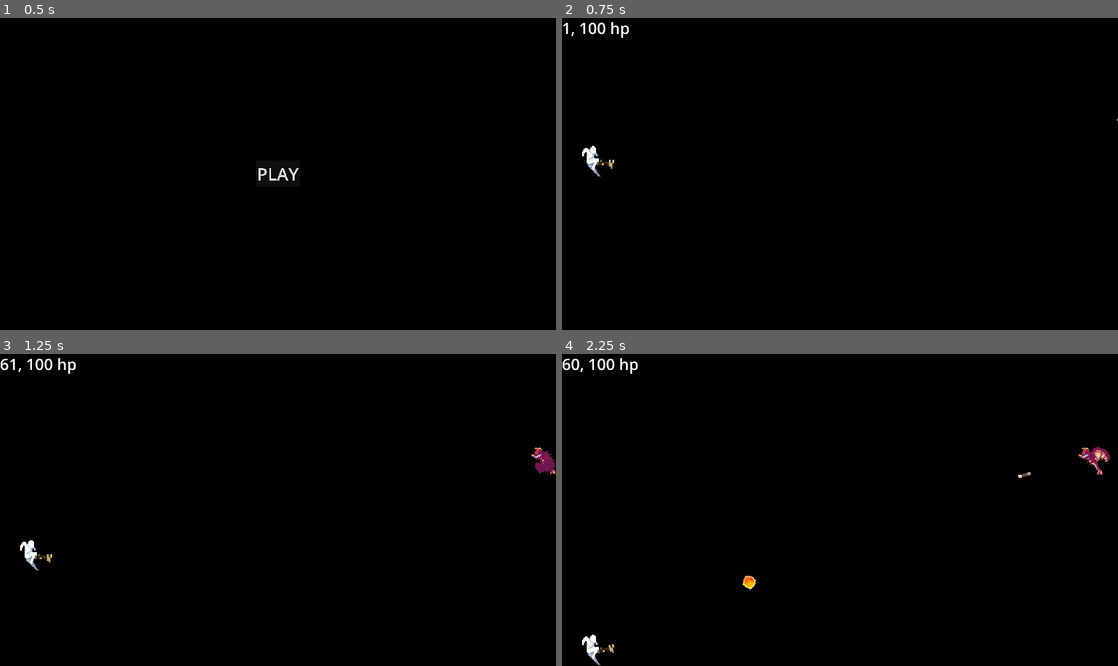
Above: before the commit, frames 1-4 (two rows, left to right).
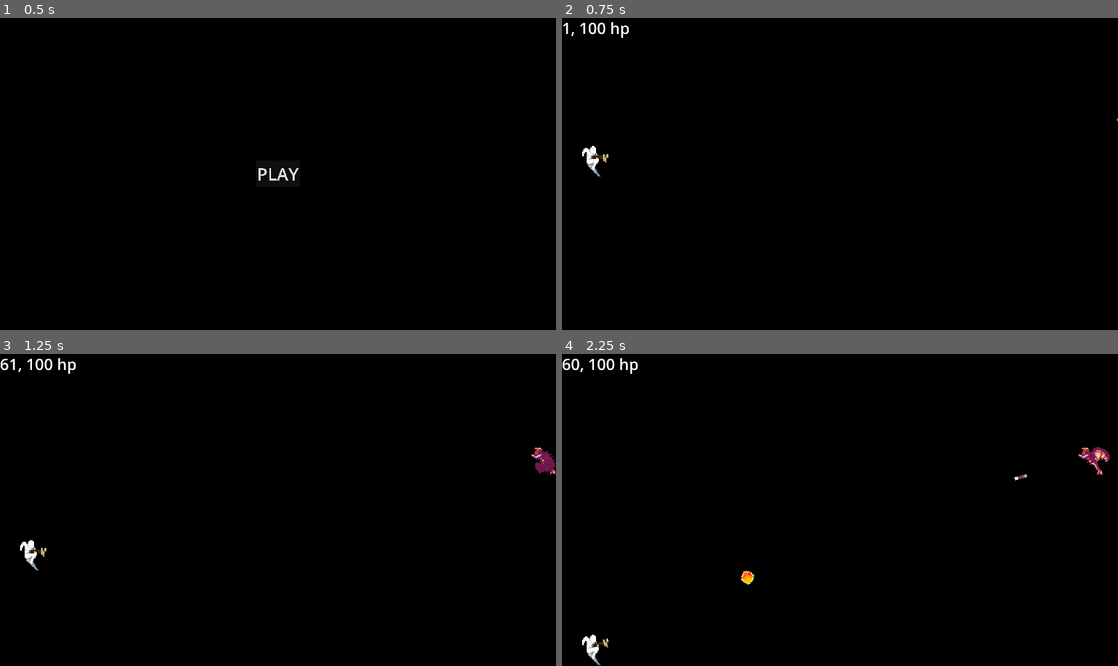
Above: after the commit, the same moments.

Repository: 0-Vanes-0/runner
Game: Godot game, scene res://src/scenes/main_menu.tscn
Two runs of this game, one before a commit and one after it. Both use one fixed random seed, a clock stepped at 60 frames per second and the inputs below.
Inputs (mouse positions are in pixels of both pictures, inside the frame that each line leads up to):
- Up to frame 1 (0.5 s): no input
- Up to frame 2 (0.75 s): click "PLAY" at 0.5 s
- Up to frame 3 (1.25 s): no input
- Up to frame 4 (2.25 s): tap Enter at 1.25 s; move the mouse to (962, 494) at 1.27 s; hold W (jump_up) 1.28-2 s; tap D (dodge) at 1.35 s; click (962, 494) at 1.42 s; drag from (728, 525) to (595, 647) at 2.02 s

Frame 1 is identical in both runs. In frame 2, less than 0.1% of the frame differs, in the area x 5-10%, y 43-49%; in frame 3, less than 0.1%; in frame 4, 0.3%, in the area x 5-85%, y 37-96%.

Commit message:
Added end level behaviour
• Added EndLevelPlayerState
• Now all enemies die if level is ended
• Fixed Enemy's HealthComponent monitorable during death
• Added signal died to Player
• Added debugging function to Preloader

Diff:
--- a/src/gameplay/player.gd
+++ b/src/gameplay/player.gd
@@ -12,6 +12,7 @@
 @export var state_jump_down: JumpDownPlayerState
 @export var state_dodge: DodgePlayerState
 @export var state_dead: DeadPlayerState
+@export var state_end_level: EndLevelPlayerState
 
 var jump_speed: float
 var run_speed: float
--- a/src/gameplay/player.tscn
+++ b/src/gameplay/player.tscn
@@ -41,6 +41,7 @@
 [ext_resource type="Script" path="res://src/gameplay/state_machine/player/jump_down_player_state.gd" id="38_dscwl"]
 [ext_resource type="Script" path="res://src/gameplay/state_machine/player/dead_player_state.gd" id="39_n6ckq"]
 [ext_resource type="Script" path="res://src/gameplay/state_machine/player/dodge_player_state.gd" id="40_inaag"]
+[ext_resource type="Script" path="res://src/gameplay/state_machine/player/end_level_player_state.gd" id="42_dfvqb"]
 
 [sub_resource type="SpriteFrames" id="SpriteFrames_k2dkm"]
 animations = [{
@@ -185,18 +186,18 @@
 [sub_resource type="RectangleShape2D" id="RectangleShape2D_cgdn0"]
 size = Vector2(20, 100)
 
-[node name="CharacterBody2D" type="CharacterBody2D" node_paths=PackedStringArray("state_run", "state_jump_up", "state_jump_down", "state_dodge", "state_dead")]
+[node name="CharacterBody2D" type="CharacterBody2D" node_paths=PackedStringArray("state_run", "state_jump_up", "state_jump_down", "state_dodge", "state_dead", "state_end_level")]
 script = ExtResource("1_wg1tk")
 state_run = NodePath("StateMachine/RunPlayerState")
 state_jump_up = NodePath("StateMachine/JumpUpPlayerState")
 state_jump_down = NodePath("StateMachine/JumpDownPlayerState")
 state_dodge = NodePath("StateMachine/DodgePlayerState")
 state_dead = NodePath("StateMachine/DeadPlayerState")
+state_end_level = NodePath("StateMachine/EndLevelPlayerState")
 
 [node name="AnimatedSprite2D" type="AnimatedSprite2D" parent="."]
 scale = Vector2(3, 3)
 sprite_frames = SubResource("SpriteFrames_k2dkm")
-animation = &"run"
 offset = Vector2(0, -42)
 
 [node name="BodyShape" type="CollisionShape2D" parent="."]
@@ -204,10 +205,11 @@
 shape = SubResource("RectangleShape2D_ogtel")
 
 [node name="HealthComponent" type="Area2D" parent="."]
-position = Vector2(20, -60)
+position = Vector2(0, -80)
 script = ExtResource("35_o3t41")
 
 [node name="CollisionShape2D" type="CollisionShape2D" parent="HealthComponent"]
+position = Vector2(0, 20)
 shape = SubResource("RectangleShape2D_cgdn0")
 debug_color = Color(0.992157, 0, 0.266667, 0.419608)
 
@@ -217,20 +219,24 @@
 
 [node name="RunPlayerState" type="Node" parent="StateMachine"]
 script = ExtResource("36_fsq51")
-connections_paths = Array[NodePath]([NodePath("../JumpUpPlayerState"), NodePath("../JumpDownPlayerState"), NodePath("../DodgePlayerState"), NodePath("../DeadPlayerState")])
+connections_paths = Array[NodePath]([NodePath("../JumpUpPlayerState"), NodePath("../JumpDownPlayerState"), NodePath("../DodgePlayerState"), NodePath("../DeadPlayerState"), NodePath("../EndLevelPlayerState")])
 
 [node name="JumpUpPlayerState" type="Node" parent="StateMachine"]
 script = ExtResource("37_iekko")
-connections_paths = Array[NodePath]([NodePath("../JumpDownPlayerState"), NodePath("../DeadPlayerState")])
+connections_paths = Array[NodePath]([NodePath("../JumpDownPlayerState"), NodePath("../DeadPlayerState"), NodePath("../EndLevelPlayerState")])
 
 [node name="JumpDownPlayerState" type="Node" parent="StateMachine"]
 script = ExtResource("38_dscwl")
-connections_paths = Array[NodePath]([NodePath("../RunPlayerState"), NodePath("../DeadPlayerState")])
+connections_paths = Array[NodePath]([NodePath("../RunPlayerState"), NodePath("../DeadPlayerState"), NodePath("../EndLevelPlayerState")])
 
 [node name="DodgePlayerState" type="Node" parent="StateMachine"]
 script = ExtResource("40_inaag")
-connections_paths = Array[NodePath]([NodePath("../RunPlayerState"), NodePath("../DeadPlayerState")])
+connections_paths = Array[NodePath]([NodePath("../RunPlayerState"), NodePath("../DeadPlayerState"), NodePath("../EndLevelPlayerState")])
 
 [node name="DeadPlayerState" type="Node" parent="StateMachine"]
 script = ExtResource("39_n6ckq")
 connections_paths = Array[NodePath]([NodePath("")])
+
+[node name="EndLevelPlayerState" type="Node" parent="StateMachine"]
+script = ExtResource("42_dfvqb")
+connections_paths = Array[NodePath]([NodePath("")])
--- a/src/gameplay/state_machine/enemy/dead_enemy_state.gd
+++ b/src/gameplay/state_machine/enemy/dead_enemy_state.gd
@@ -6,7 +6,7 @@
 
 func enter():
 	super.enter()
-	enemy.health_comp
+	enemy.health_comp.monitorable = false
 	enemy.sprite.animation_finished.connect(
 		func():
 			enemy.queue_free()
--- a/src/gameplay/state_machine/player/dead_player_state.gd
+++ b/src/gameplay/state_machine/player/dead_player_state.gd
@@ -1,11 +1,13 @@
 class_name DeadPlayerState
 extends PlayerState
 
+signal died
 const ANIM := "dead"
 
 
 func enter():
 	super.enter()
+	died.emit()
 	player.sprite.play(ANIM)
 	player.sprite.set_frame_and_progress(0, 0.0)
 	player.run_speed = 0.0
--- /dev/null
+++ b/src/gameplay/state_machine/player/end_level_player_state.gd
@@ -0,0 +1,28 @@
+class_name EndLevelPlayerState
+extends PlayerState
+
+const ANIM_RUN := "run"
+const ANIM_DEFAULT := "default"
+
+
+func enter():
+	super.enter()
+#	var tween := get_tree().create_tween()
+	player.sprite.play(ANIM_DEFAULT)
+#	player.
+#	?.portal_chosen.connect(
+#		func():
+#			player.sprite.play(ANIM_RUN)
+#			tween.tween_property(player, "position", ...)
+#			await tween.tween_finished
+#			start new level???
+#	)
+
+
+func physics_update(delta: float):
+	apply_player_gravity(delta)
+
+
+func update(delta: float):
+	if not player.sprite.is_playing():
+		player.sprite.play()
--- a/src/gameplay/state_machine/player/run_player_state.gd
+++ b/src/gameplay/state_machine/player/run_player_state.gd
@@ -18,4 +18,4 @@
 
 func update(delta: float):
 	if not player.sprite.is_playing():
-		player.sprite.play(ANIM)
+		player.sprite.play()
--- a/src/gameplay/state_machine/state_machine.gd
+++ b/src/gameplay/state_machine/state_machine.gd
@@ -49,14 +49,22 @@
 		_add_to_history(state)
 
 
+func get_prevoius_state(state: State) -> State:
+	var i := state_history.find(state)
+	if i != -1 and i+1 < HISTORY_SIZE and state_history[i+1] != null:
+		return state_history[i+1]
+	return null
+
+
 func _add_to_history(state: State):
 	if state_history.size() == HISTORY_SIZE:
 		state_history.pop_back()
 	state_history.push_front(state)
 
 
-func get_prevoius_state(state: State) -> State:
-	var i := state_history.find(state)
-	if i != -1 and i+1 < HISTORY_SIZE and state_history[i+1] != null:
-		return state_history[i+1]
-	return null
+func _print_transition_conditions(target_state: State):
+	print_debug(
+		"StateMachine has target state: ", self.has_node(target_state.get_path()), "\n",
+		"Current state has target state in connections: ", state.connections.has(target_state), "\n",
+		"Is target state available: ", target_state.can_go_to_state()
+	)
--- a/src/scenes/game_level_handler.gd
+++ b/src/scenes/game_level_handler.gd
@@ -22,6 +22,10 @@
 	var jump_height: float = (height - Platform.SIZE.y) / Global.MAX_FLOORS + Platform.SIZE.y
 	player.jump_speed = sqrt(2 * player.gravity * jump_height)
 	player.dodge_time = 1.0
+	player.state_dead.died.connect(
+		func():
+			show_reset_button()
+	)
 
 	enemies.add_child(Preloader.enemy_test_dragon.instantiate())
 
@@ -55,7 +59,10 @@
 
 func _on_level_complete():
 	show_reset_button()
-	player.state_machine.transition_to(player.state_dead) # player.state_level_complete
+	player.state_machine.transition_to(player.state_end_level) # player.state_level_complete
+	for enemy in enemies.get_children():
+		if enemy is Enemy:
+			enemy.state_machine.transition_to(enemy.state_dead)
 
 
 func _on_reset_pressed():
Not shown: 1 places in src/gameplay/player.tscn that only renumber resources
